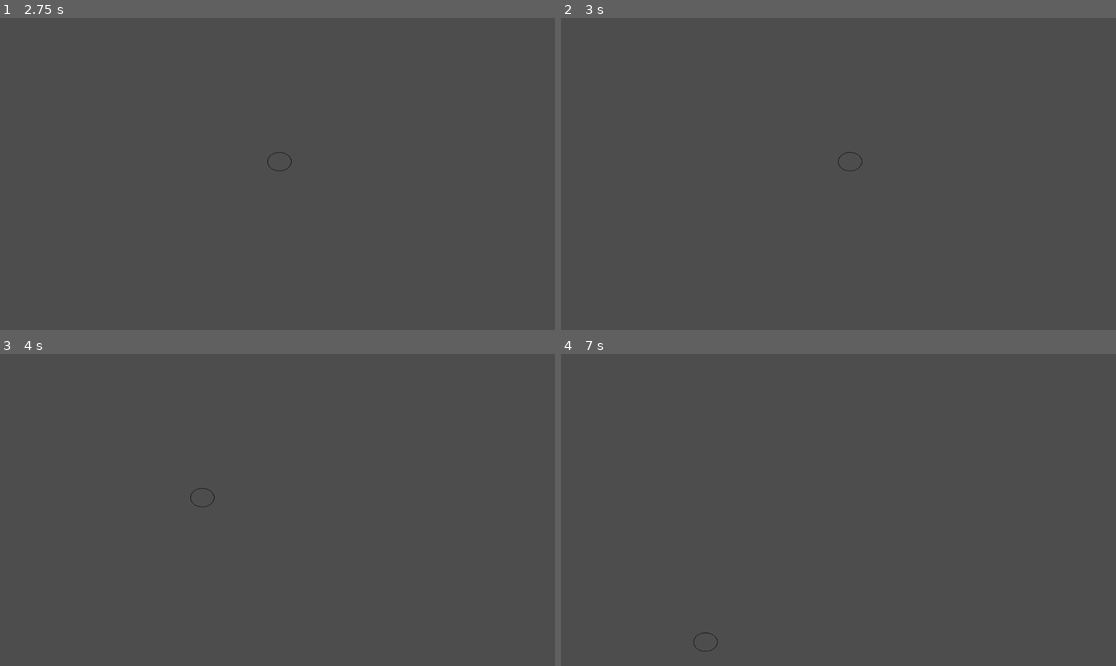
Above: before the commit, frames 1-4 (two rows, left to right).
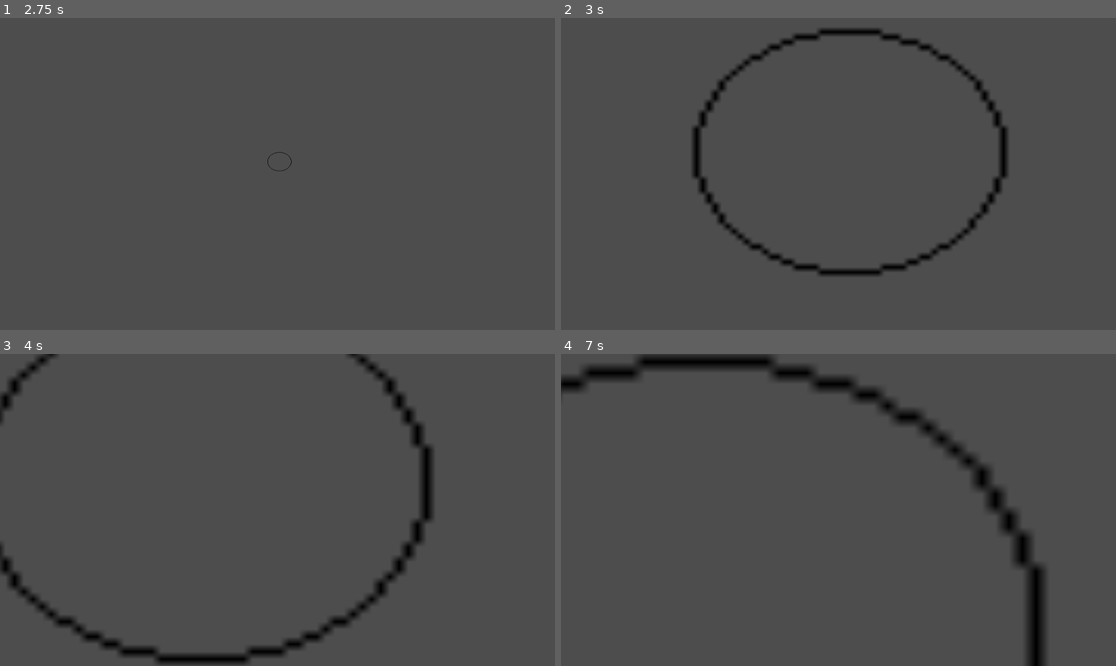
Above: after the commit, the same moments.

Repository: dome025/Untitled_Fish_Game
Game: Godot game, scene res://player.tscn
Same seed, same stepped clock (60 frames per second), same inputs: the game is played once before the commit and once after it.
Inputs:
- Up to frame 1 (2.75 s): tap Enter at 0.5 s; hold Right (move_right) 0.53-1.28 s; tap Space (scale_up, bound only after the commit) at 1.25 s; hold Down (move_down) 1.28-2.03 s; hold Right (move_right) from 2.03 s (still down)
- Up to frame 2 (3 s): tap Enter at 2.75 s; release Right (move_right) at 2.78 s; hold Space (scale_up, bound only after the commit) from 2.78 s (still down)
- Up to frame 3 (4 s): release Space (scale_up, bound only after the commit) at 3.53 s; hold Left (move_left) from 3.53 s (still down)
- Up to frame 4 (7 s): tap Space (scale_up, bound only after the commit) at 5 s; release Left (move_left) at 5.03 s; hold Down (move_down) 5.03-5.78 s; tap Enter at 5.75 s; hold Right (move_right) 5.78-6.53 s; hold Space (scale_up, bound only after the commit) from 6.53 s (still down)

Frame 1 is identical in both runs. In frame 2, 3.6% of the frame differs, in the area x 23-81%, y 3-83%; in frame 3, 4.8%; in frame 4, 6.1%, in the area x 0-88%, y 0-100%.

Commit message:
Scaling and health foundation

Diff:
--- a/Player.gd
+++ b/Player.gd
@@ -1,6 +1,7 @@
 extends Area2D
 
 @export var speed = 400 # How fast the player will move (pixels/sec).
+@export var health = 100
 
 # Called when the node enters the scene tree for the first time.
 func _ready():
@@ -20,6 +21,16 @@
 	if Input.is_action_pressed("move_down"):
 		velocity.y += 1
 
+	if Input.is_action_pressed("scale_up"):
+		scale.x += 1
+		scale.y += 1
+		health -= 1
+	else:
+		if scale.x > 1:
+			scale.x -= 1
+		if scale.y > 1:
+			scale.y -= 1
+
 	if velocity.length() > 0:
 		velocity = velocity.normalized() * speed
 
--- a/project.godot
+++ b/project.godot
@@ -37,6 +37,11 @@
 "events": [Object(InputEventKey,"resource_local_to_scene":false,"resource_name":"","device":-1,"window_id":0,"alt_press …(182 unchanged characters)…
 ]
 }
+scale_up={
+"deadzone": 0.5,
+"events": [Object(InputEventKey,"resource_local_to_scene":false,"resource_name":"","device":-1,"window_id":0,"alt_pressed":false,"shift_pressed":false,"ctrl_pressed":false,"meta_pressed":false,"pressed":false,"keycode":0,"physical_keycode":32,"key_label":0,"unicode":32,"echo":false,"script":null)
+]
+}
 
 [rendering]
 
